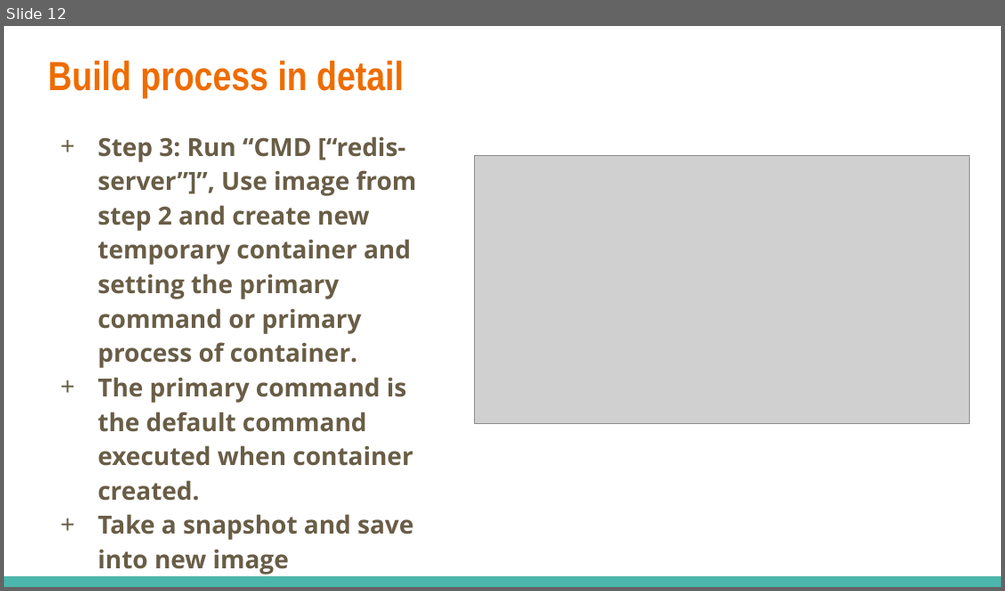
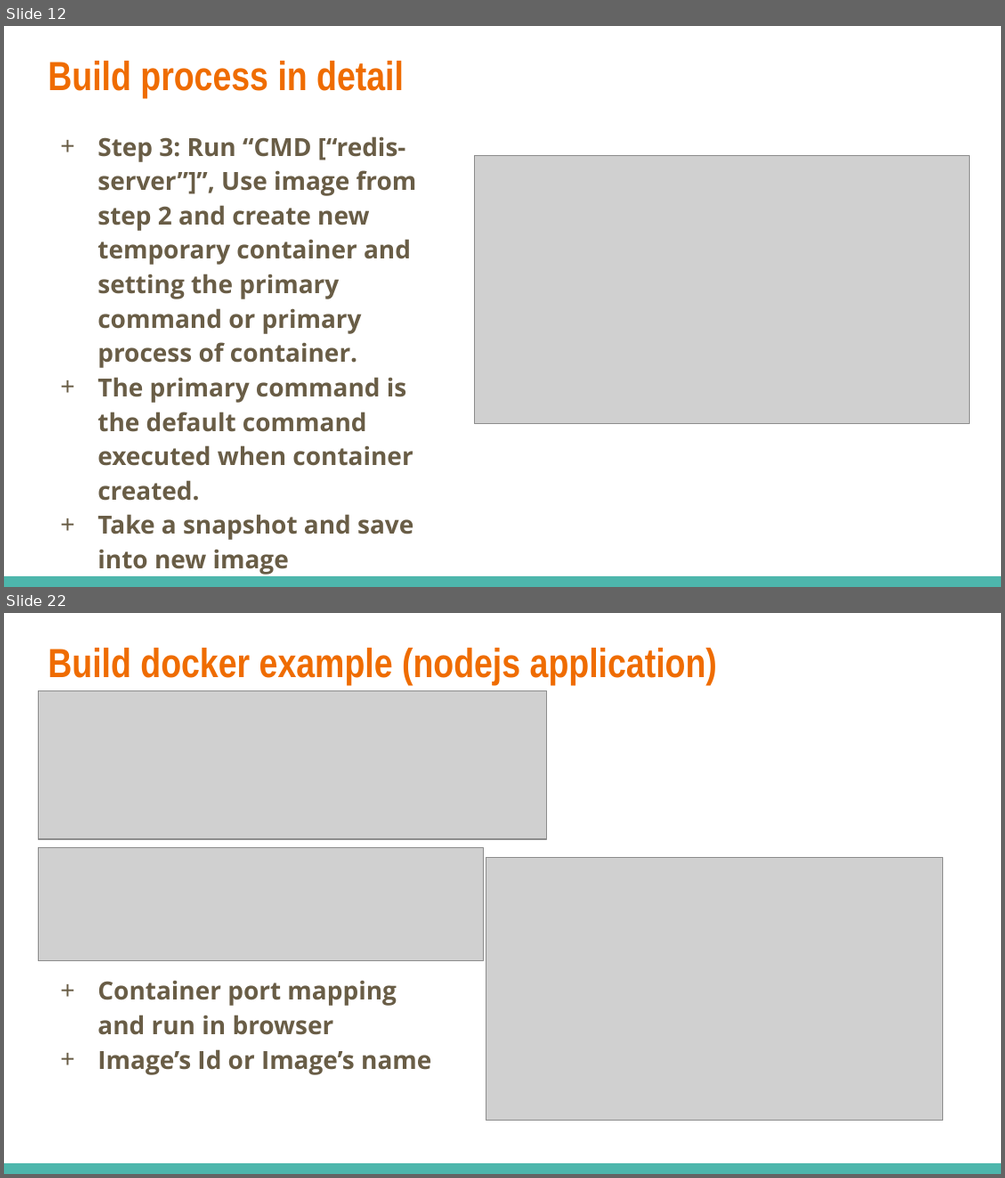
Before and after one commit to dinhhung09138/Learning-Example, a slide deck: Docker - 03 - Build a Custom Images Through Docker.pptx. Shown one above the other, each under a label of ours: slide 12 before the commit, slides 12 and 22 after it; the slides between them are not shown. The pictures are 1005x591 and 1005x1178 pixels, drawn with LibreOffice and Linux fonts; fonts in the diff are those of the drawing; grey boxes stand for pictures. Boxes give left, top, right and bottom in pixels: in the first picture for what was removed or moved away, otherwise in the second. Text is boxed around its words. In the diff, an @@ line names an element or a change of style, - is before the commit and + after.

Commit message:
Build docker example

```diff
--- a/Docker - 03 - Build a Custom Images Through Docker.pptx
+++ b/Docker - 03 - Build a Custom Images Through Docker.pptx
@@ slide 22 added at (4, 613, 1001, 1174), background #FFFFFF; not listed: 1 template element that a slide beside it also shows @@
@@ title added at (48, 648, 717, 685), 29.4 pt, text #EF6C00, bold @@
+Build docker example (nodejs application)
@@ picture added at (38, 690, 546, 839) @@
@@ picture added at (38, 847, 484, 960) @@
@@ picture added at (485, 857, 943, 1120) @@
@@ text added at (97, 980, 431, 1075), 18 pt, text #695D46, bold @@
++ Container port mapping and run in browser
++ Image’s Id or Image’s name
```
Also in this commit, not shown: 1 slide changed, 13 other slides added, 3 other files.
